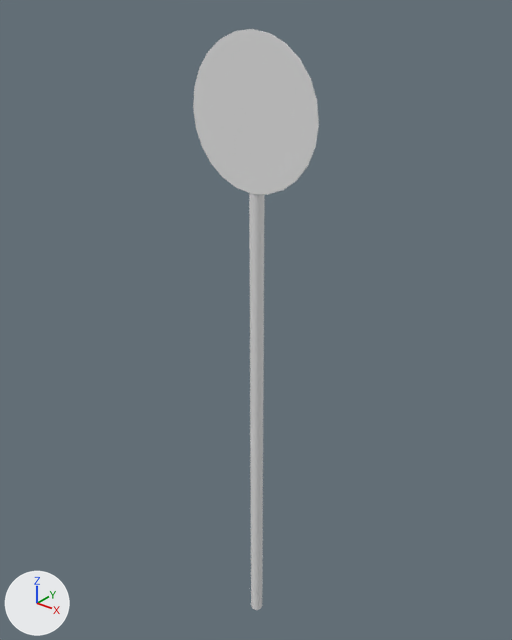
Two versions of the Blender file Art/Modelle/Levelbaukasten/Dekoration/Schilder/decoration_signs_circle_1.blend, one commit apart.
Camera for both pictures: a 50 mm lens placed at (9.04, -11.17, 3.48), pointed at (-0.36, 0.59, -3.8). The lights are fixed; the arrows at lower left show +X, +Y and +Z.

The older version as bpy lines, for what is in view:
```python
me_cylinder = bpy.data.meshes.new('Cylinder')
me_cylinder.from_pydata(...)  # a 24-sided cylinder along z spanning x -1.0..1.0, y -1.0..1.0, z 0.05..0.06
me_cylinder_002 = bpy.data.meshes.new('Cylinder.002')
me_cylinder_002.from_pydata(...)  # 16 vertices, 9 faces; spans x -1.0..1.0, y -1.0..1.0, z -2.54..1.37
me_cylinder_002.polygons.foreach_set('use_smooth', [True] * 9)
ob_cylinder_001 = bpy.data.objects.new('Cylinder.001', me_cylinder_002)
ob_cylinder_001.location = (0.0, 0.16, -3.53)
ob_cylinder_001.scale = (0.161, 0.161, 3.52)
_m = ob_cylinder_001.modifiers.new('EdgeSplit', 'EDGE_SPLIT')
_m.split_angle = 1.169
ob_cylinder_002 = bpy.data.objects.new('Cylinder.002', me_cylinder)
ob_cylinder_002.location = (0.0, 0.1, 1.0)
ob_cylinder_002.rotation_euler = (1.571, 0.0, 0.0)  # degrees (90, 0, 0)
ob_cylinder_002.scale = (1.58, 1.58, 1.58)
```
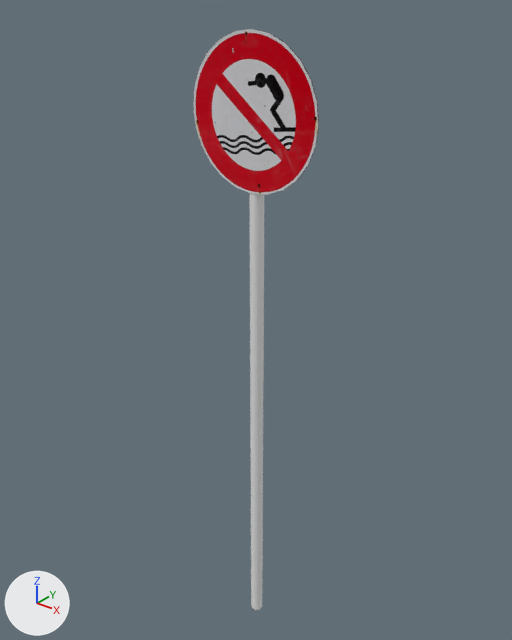
Where the change shows, as pixel boxes [x1, y1, x2, y2] in the pictures (512 x 640 px):
'Cylinder.002', recoloured, surface changed
    both: [193, 29, 319, 195]
'Cylinder.001', turned
    before: [249, 193, 265, 610]
    after: [249, 193, 264, 610]

The change, as a list of edits to the scene's bpy script:
```text
Add img_decoration_signs_circle_1_normal_png:
    img_decoration_signs_circle_1_normal_png = load_image('decoration_signs_circle_1_normal.png', 'Texturen/decoration_signs_circle_1_normal.png', 2500, 2000, 'sRGB')
Add img_decoration_signs_circle_1_diffuse_png:
    img_decoration_signs_circle_1_diffuse_png = load_image('decoration_signs_circle_1_diffuse.png', 'Texturen/decoration_signs_circle_1_diffuse.png', 2500, 2000, 'sRGB')
Add mat_decoration_signs_circle_1_sign:
    mat_decoration_signs_circle_1_sign = bpy.data.materials.new('decoration_signs_circle_1_sign')
    # uses the picture img_decoration_signs_circle_1_diffuse_png
    # uses the picture img_decoration_signs_circle_1_normal_png
Change me_cylinder:
    where me_cylinder.from_pydata(...)  # 48 vertices, 26 faces; spans x -1.0..1.0, y -1.0..1.0, z 0.05..0.06
    used by ob_cylinder_002; location = (0.0, 0.1, 1.0); rotation_euler = (1.571, 0.0, 0.0), in degrees (90, 0, 0); scale = (1.58, 1.58, 1.58)
    me_cylinder part 1: texture (UV) coordinates changed
    add me_cylinder.materials.append(mat_decoration_signs_circle_1_sign)
Change ob_cylinder_001:
    ob_cylinder_001.rotation_euler: (0.0, 0.0, 0.0) -> (0.0, 0.0, -1.127)  # degrees (0, 0, 0) -> degrees (0, 0, -65)
```
